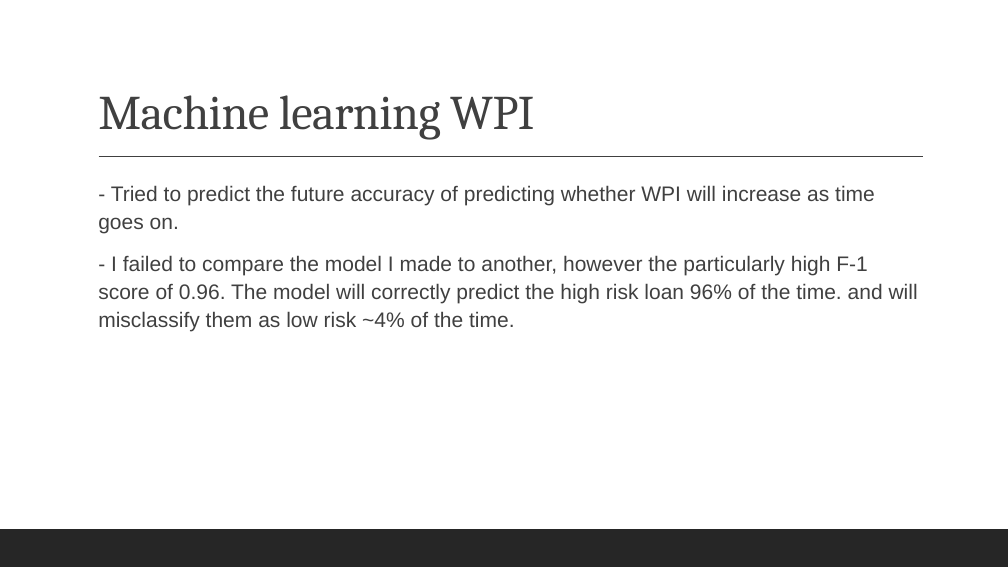
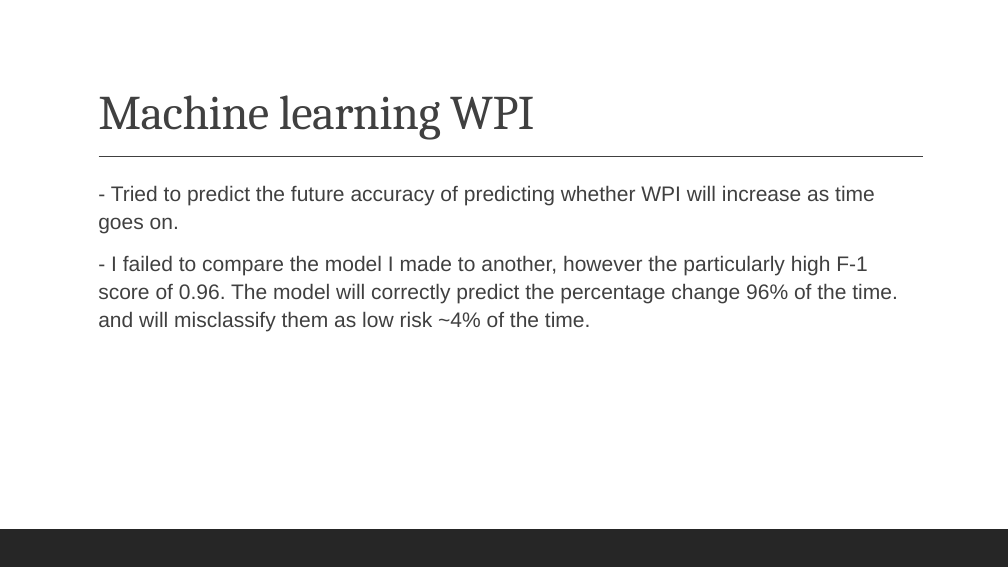
Before and after one commit to richard-allenn/project-4, a slide deck: slide 14 of Project 4.pptx (slide 11 before the commit). Drawn at 1008x567 pixels with LibreOffice and Linux fonts; fonts in the diff are those of the drawing. Boxes give left, top, right and bottom in pixels: in the first picture for what was removed or moved away, otherwise in the second. Text is boxed around its words. In the diff, an @@ line names an element or a change of style, - is before the commit and + after.

```diff
--- a/Project 4.pptx
+++ b/Project 4.pptx
@@ text at (98,255,898,331): text changed @@
-  - I failed to compare the model I made to another, however the particularly high F-1 score of 0.96. The model will correctly predict the high risk loan 96% of the time. and will misclassify them as low risk ~4% of the time.
+  - I failed to compare the model I made to another, however the particularly high F-1 score of 0.96. The model will correctly predict the percentage change 96% of the time. and will misclassify them as low risk ~4% of the time.
```
Also in this commit, not shown: 3 slides added.
